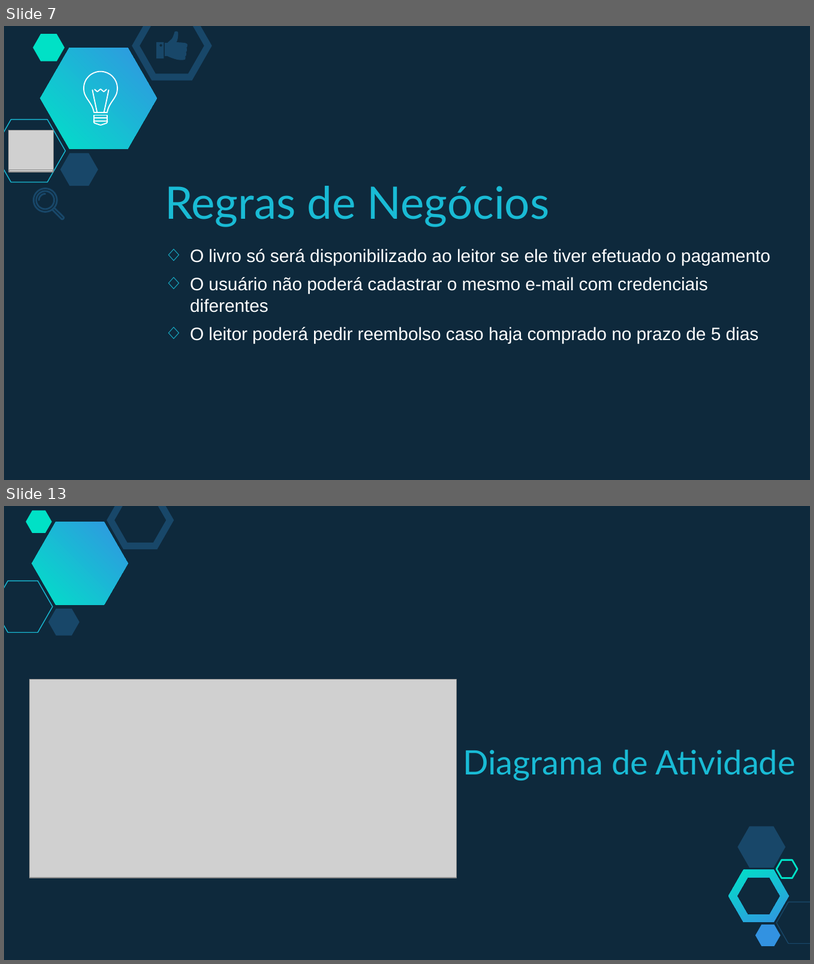
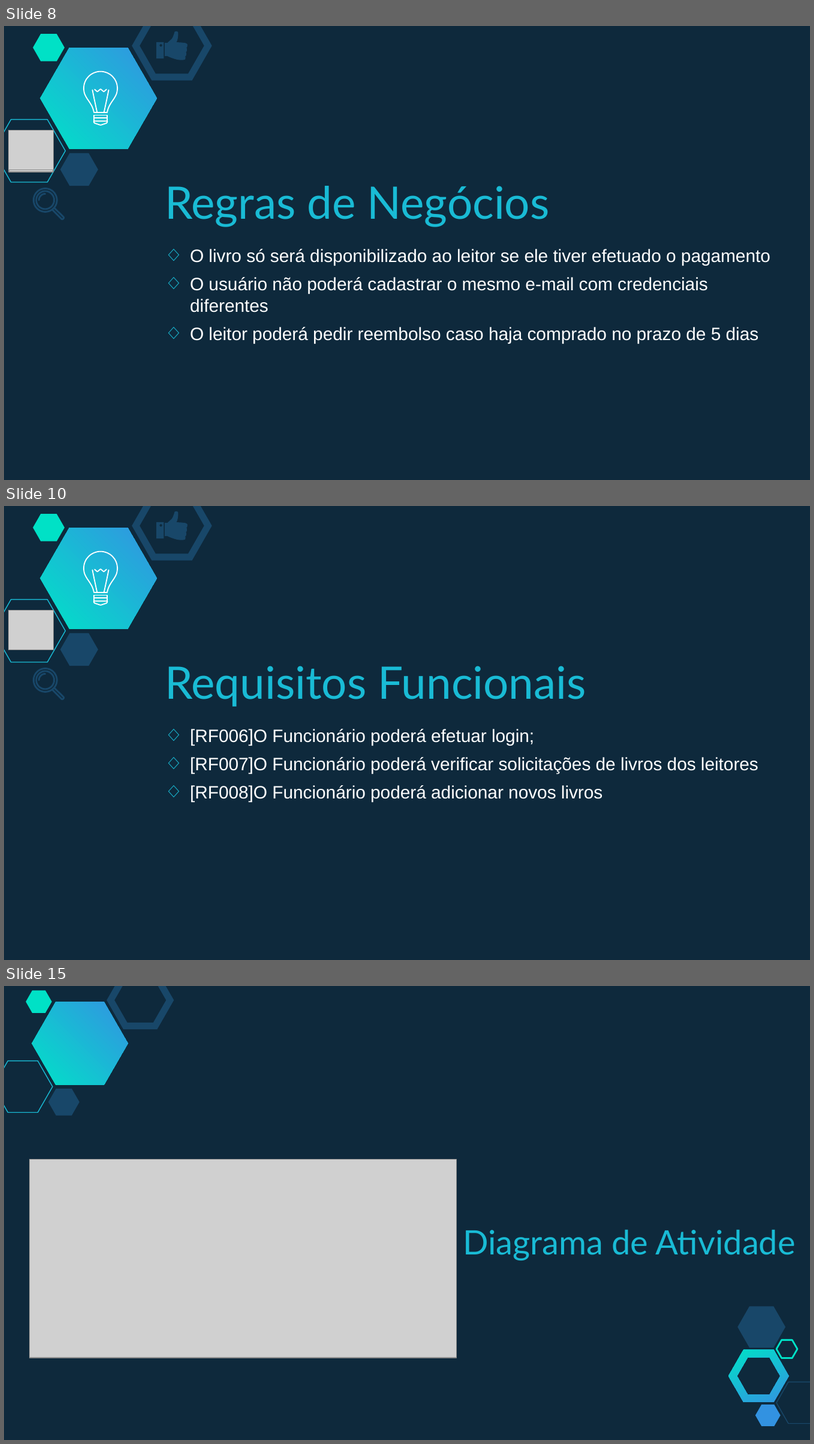
Before and after one commit to RhyanSPisoni/TCC_Web_2020_Mod, a slide deck: brentweb.pptx. Shown one above the other, each under a label of ours: slides 7 and 13 before the commit, slides 8, 10 and 15 after it; the slides between them are not shown. The pictures are 814x964 and 814x1444 pixels, drawn with LibreOffice and Linux fonts; fonts in the diff are those of the drawing; grey boxes stand for pictures. Boxes give left, top, right and bottom in pixels: in the first picture for what was removed or moved away, otherwise in the second. Text is boxed around its words. In the diff, an @@ line names an element or a change of style, - is before the commit and + after.

```diff
--- a/brentweb.pptx
+++ b/brentweb.pptx
@@ slide 10 added at box(4, 506, 810, 960), background #0E293C; not listed: 19 template elements that a slide beside it also shows @@
@@ picture added at box(8, 610, 53, 649) @@
@@ title added at box(165, 666, 586, 706), 40 pt, text #19BBD5 @@
+Requisitos Funcionais
@@ text added at box(190, 729, 759, 801), 16 pt, text #FFFFFF @@
+◇ [RF006]O Funcionário poderá efetuar login;
+◇ [RF007]O Funcionário poderá verificar solicitações de livros dos leitores
+◇ [RF008]O Funcionário poderá adicionar novos livros
@@ what was slide 7 is now slide 8 @@
@@ what was slide 13 is now slide 15 @@
```
Also in this commit, not shown: 8 slides changed, 1 other slide added, 10 other files.
